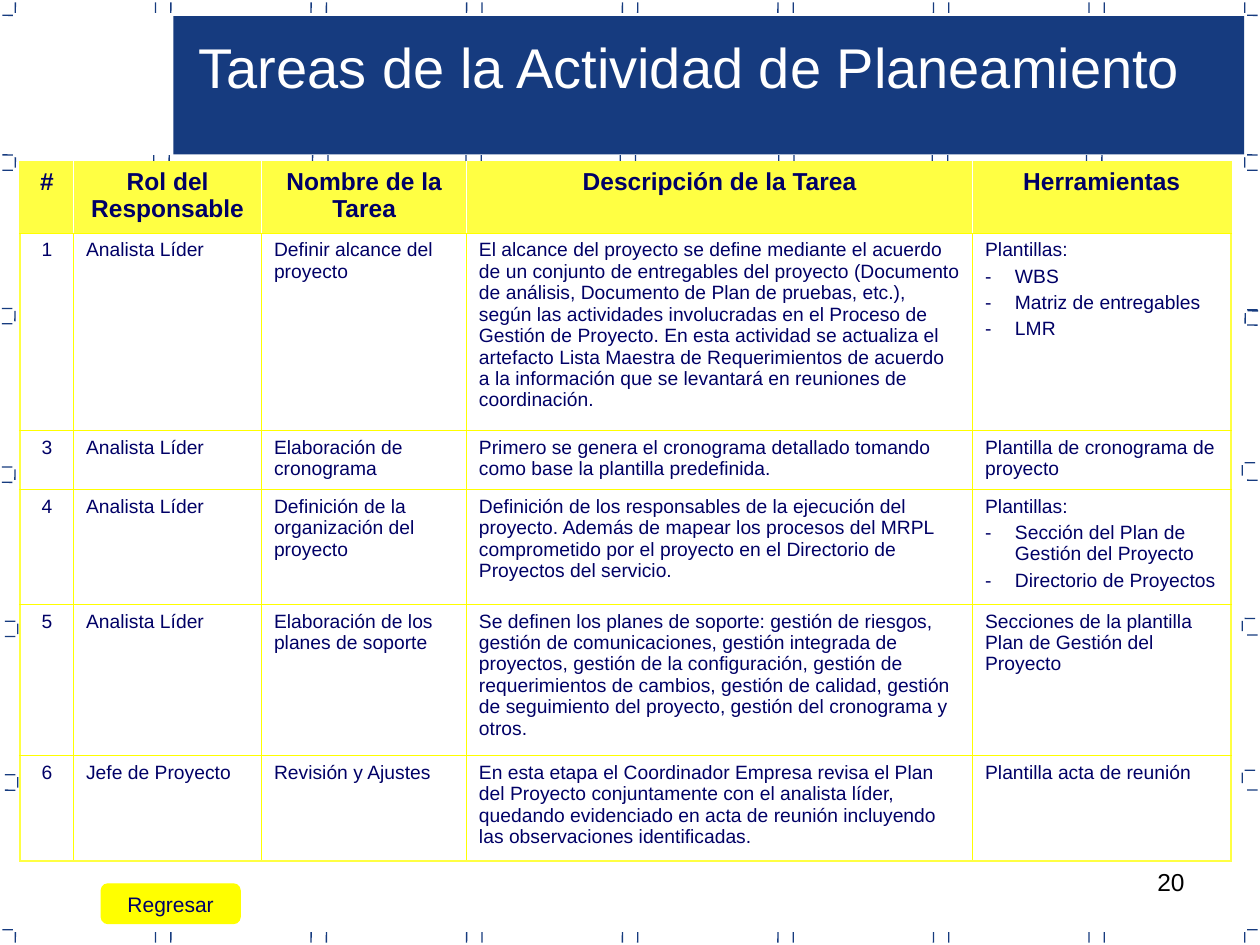
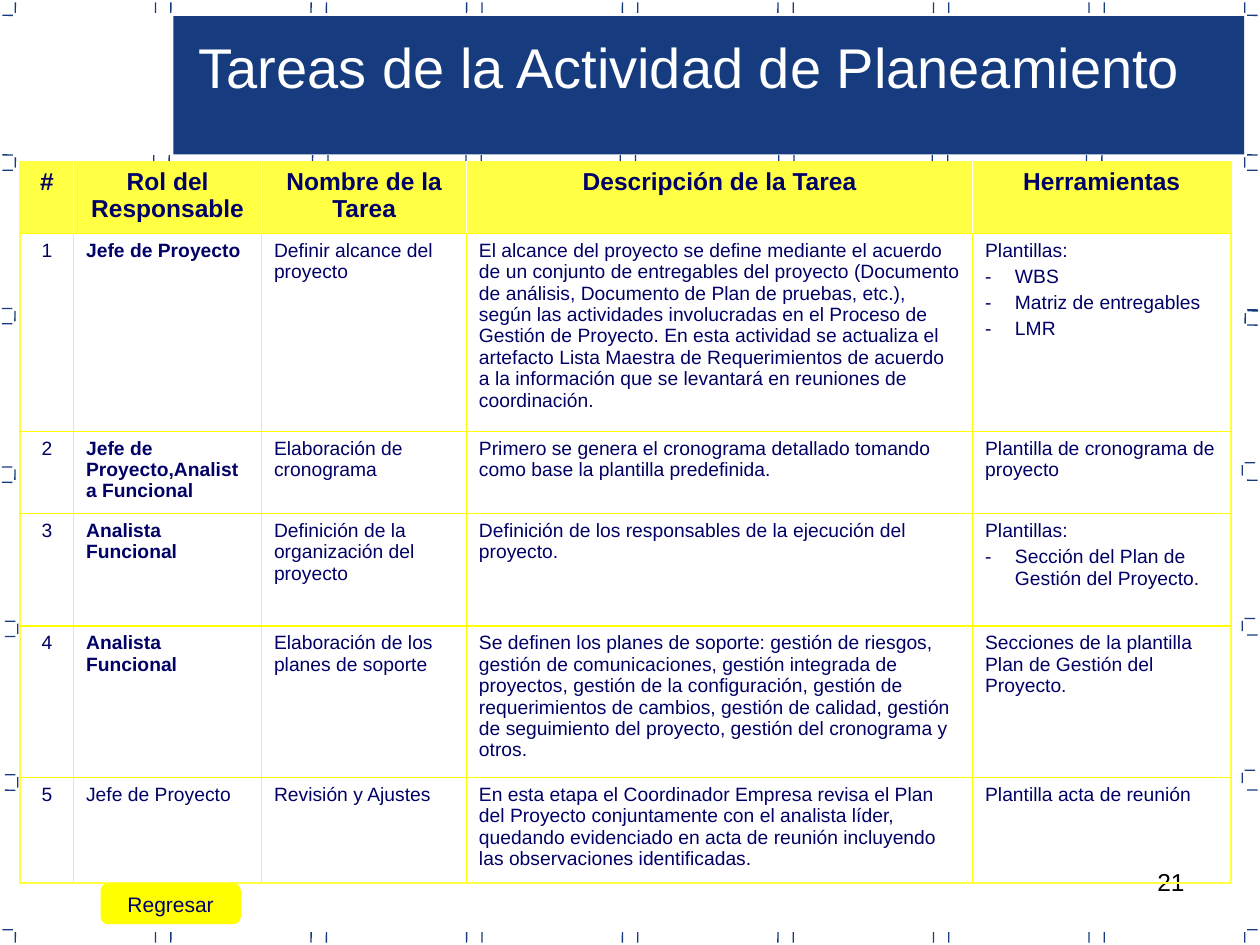
Before and after one commit to lowrider80/UTP-GPS-ALARM, a slide deck: slide 21 of Area_de_Proceso-_PP-PMC/PGPROY_V1.0_2015.ppt (slide 20 before the commit). Drawn at 1260x945 pixels with LibreOffice and Linux fonts; fonts in the diff are those of the drawing. Boxes give left, top, right and bottom in pixels: in the first picture for what was removed or moved away, otherwise in the second. Text is boxed around its words. In the diff, an @@ line names an element or a change of style, - is before the commit and + after.

Commit message:
Proceso de Gestion
Proceso de Gestion

```diff
--- a/Area_de_Proceso-_PP-PMC/PGPROY_V1.0_2015.ppt
+++ b/Area_de_Proceso-_PP-PMC/PGPROY_V1.0_2015.ppt
@@ table at [20, 161, 1232, 883] @@
-row 2, column 2: Analista Líder
+row 2, column 2: Jefe de Proyecto
-row 3, column 1: 3
+row 3, column 1: 2
-row 3, column 2: Analista Líder
+row 3, column 2: Jefe de Proyecto,Analista Funcional
-row 4: 4 | Analista Líder | Definición de la organización del proyecto | Definición de los responsables de la ejecución del proyecto. Además de mapear los procesos del MRPL comprometido por el proyecto en el Directorio de Proyectos del servicio. | Plantillas: / Sección del Plan de Gestión del Proyecto / Directorio de Proyectos
+row 4: 3 | Analista Funcional | Definición de la organización del proyecto | Definición de los responsables de la ejecución del proyecto. | Plantillas: / Sección del Plan de Gestión del Proyecto.
-row 5: 5 | Analista Líder | Elaboración de los planes de soporte | Se definen los planes de soporte: gestión de riesgos, gestión de comunicaciones, gestión integrada de proyectos, gestión de la configuración, gestión de requerimientos de cambios, gestión de calidad, gestión de seguimiento del proyecto, gestión del cronograma y otros. | Secciones de la plantilla Plan de Gestión del Proyecto
+row 5: 4 | Analista Funcional | Elaboración de los planes de soporte | Se definen los planes de soporte: gestión de riesgos, gestión de comunicaciones, gestión integrada de proyectos, gestión de la configuración, gestión de requerimientos de cambios, gestión de calidad, gestión de seguimiento del proyecto, gestión del cronograma y otros. | Secciones de la plantilla Plan de Gestión del Proyecto.
-row 6, column 1: 6
+row 6, column 1: 5
@@ page number at [1157, 874, 1184, 891]: text changed @@
-20
+21
```
Also in this commit, not shown: 19 other slides changed, 1 slide added.
